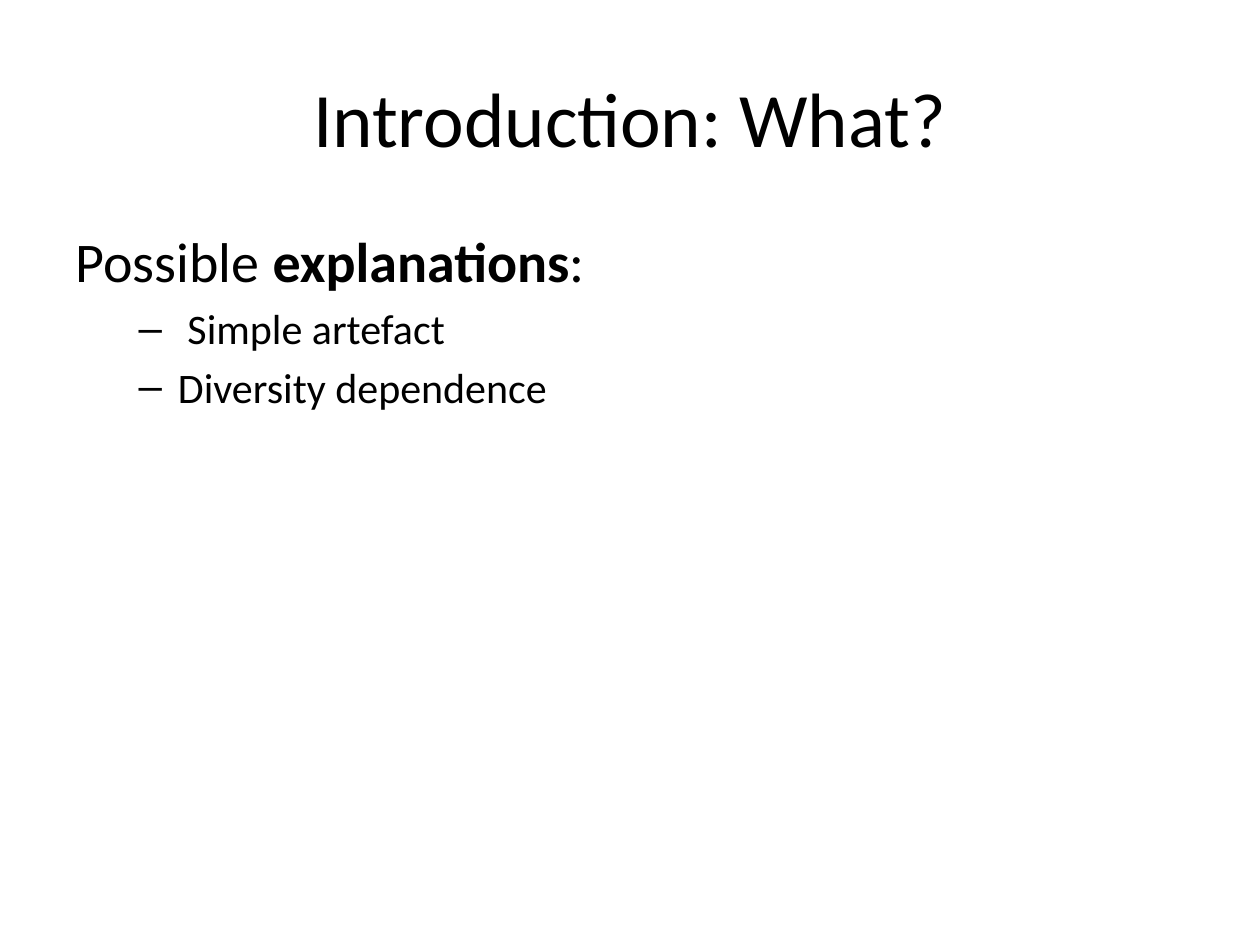
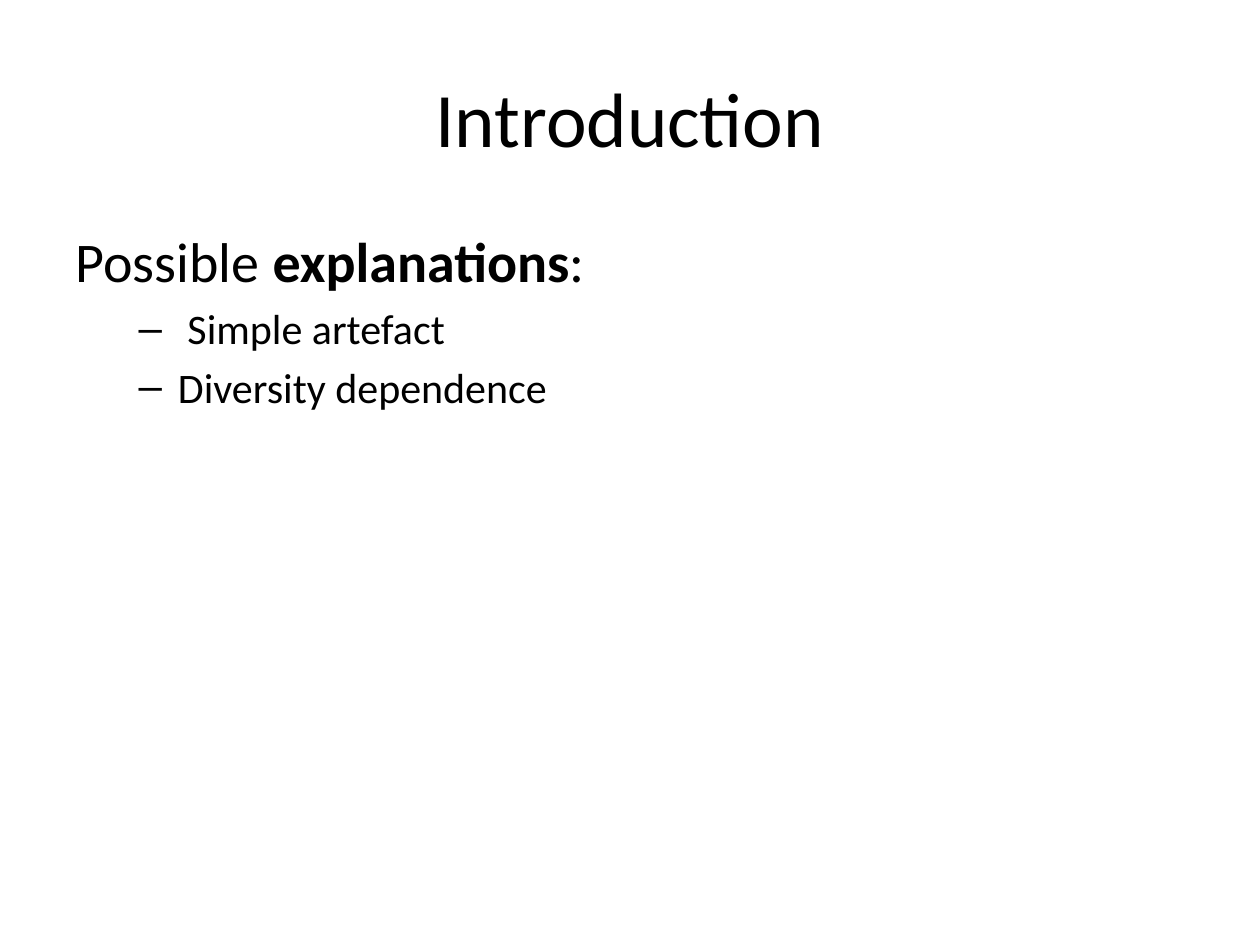
Before and after one commit to richelbilderbeek/Cer2016, a slide deck: slide 5 of doc/Cer2016_Femke Thon & Jolien Gay_V2.4.pptx. Drawn at 1260x945 pixels with LibreOffice and Linux fonts; fonts in the diff are those of the drawing. Boxes give left, top, right and bottom in pixels: in the first picture for what was removed or moved away, otherwise in the second. Text is boxed around its words. In the diff, an @@ line names an element or a change of style, - is before the commit and + after.

```diff
--- a/doc/Cer2016_Femke Thon & Jolien Gay_V2.4.pptx
+++ b/doc/Cer2016_Femke Thon & Jolien Gay_V2.4.pptx
@@ title at <box>436,93,824,148</box>: text changed @@
-Introduction: What?
+Introduction
```
Also in this commit, not shown: 4 other slides changed.
